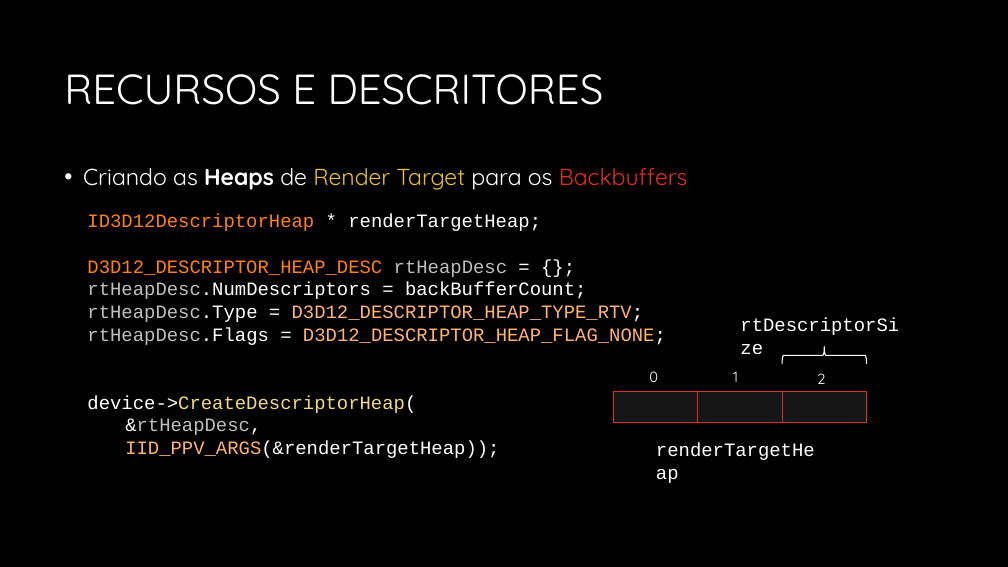
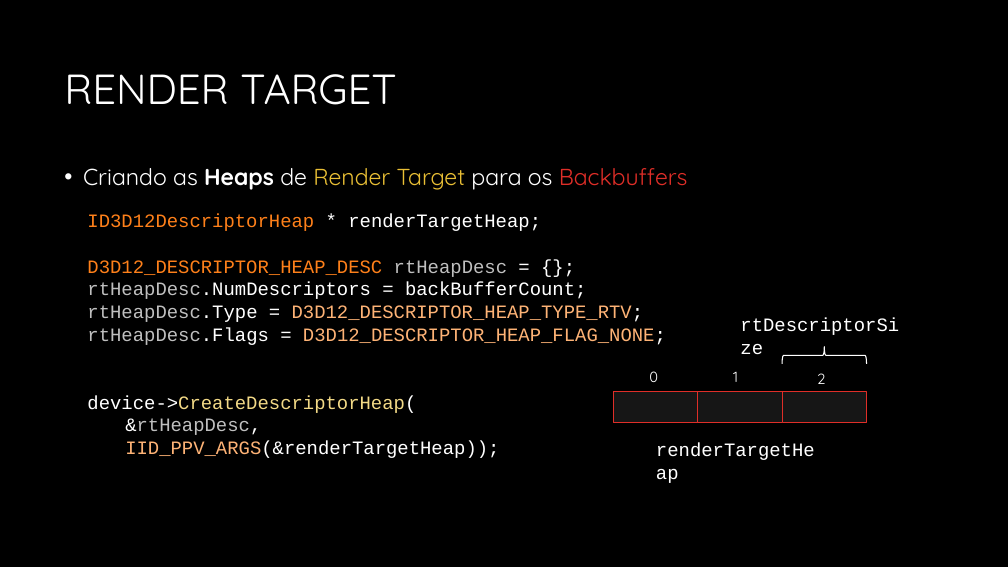
Before and after one commit to JudsonSS/CG, a slide deck: slide 16 of Slides/06. Inicialização do Direct3D.pptx (slide 12 before the commit). Drawn at 1008x567 pixels with LibreOffice and Linux fonts; fonts in the diff are those of the drawing; background and template pictures are left out. Boxes give left, top, right and bottom in pixels: in the first picture for what was removed or moved away, otherwise in the second. Text is boxed around its words. In the diff, an @@ line names an element or a change of style, - is before the commit and + after.

```diff
--- a/Slides/06. Inicialização do Direct3D.pptx
+++ b/Slides/06. Inicialização do Direct3D.pptx
@@ title at (64,74,396,105): text changed @@
-RECURSOS E DESCRITORES
+RENDER TARGET
```
Also in this commit, not shown: 13 other slides changed, 3 slides added.
